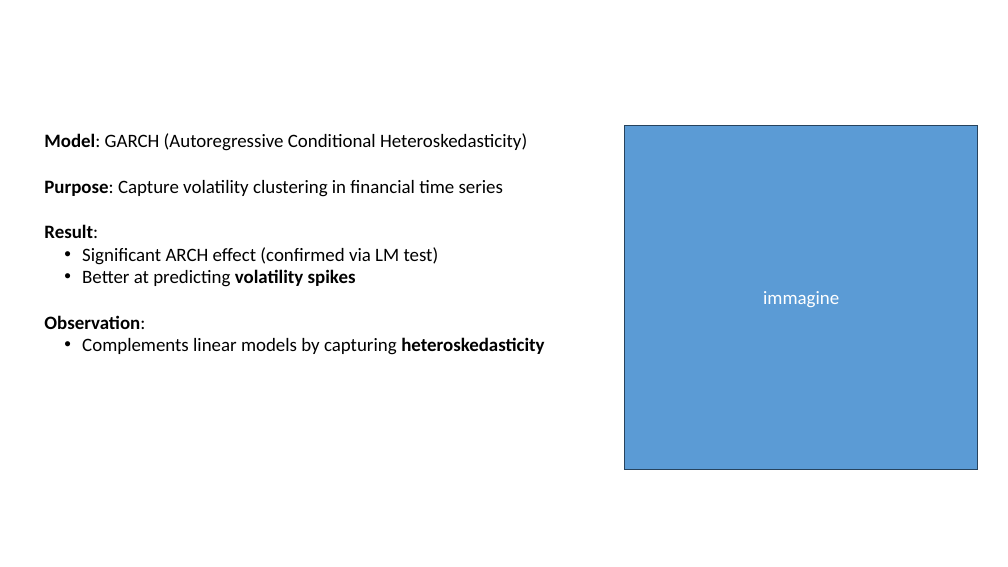
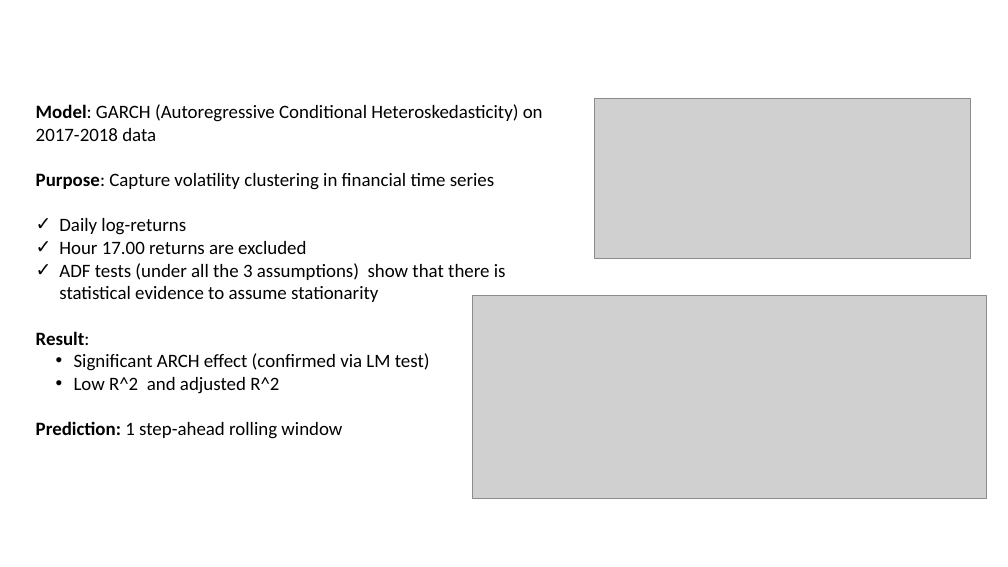
Before and after one commit to ClaudiooBarbieri/econometric-insurance, a slide deck: slide 5 of econometric/Template Tesi di Laurea Magistrale.pptx. Drawn at 1008x567 pixels with LibreOffice and Linux fonts; fonts in the diff are those of the drawing; grey boxes stand for pictures; background and template pictures are left out. Boxes give left, top, right and bottom in pixels: in the first picture for what was removed or moved away, otherwise in the second. Text is boxed around its words. In the diff, an @@ line names an element or a change of style, - is before the commit and + after.

Commit message:
Updates

```diff
--- a/econometric/Template Tesi di Laurea Magistrale.pptx
+++ b/econometric/Template Tesi di Laurea Magistrale.pptx
@@ text "Model: GARCH (Autoregressive Conditional Heteroskedasticity) ...": place and size @@
-text "Model: GARCH (Autoregressive Conditional Heteroskedasticity) ..." at (44,133,544,355)
+text "Model: GARCH (Autoregressive Conditional Heteroskedasticity) ..." at (36,104,543,439)
@@ text at (36,104,543,141): text changed @@
-Model: GARCH (Autoregressive Conditional Heteroskedasticity)
+Model: GARCH (Autoregressive Conditional Heteroskedasticity) on 2017-2018 data
@@ picture added at (595,98,972,258) @@
@@ rectangle removed at (625,125,978,470) @@
-immagine
@@ text at (59,218,506,302): paragraphs added @@
+✓ Daily log-returns
+✓ Hour 17.00 returns are excluded
+✓ ADF tests (under all the 3 assumptions) show that there is statistical evidence to assume stationarity
@@ picture added at (473,296,988,498) @@
@@ text at (36,377,342,439): text changed @@
-  • Better at predicting volatility spikes
-Observation:
-  • Complements linear models by capturing heteroskedasticity
+  • Low R^2 and adjusted R^2
+Prediction: 1 step-ahead rolling window
```
